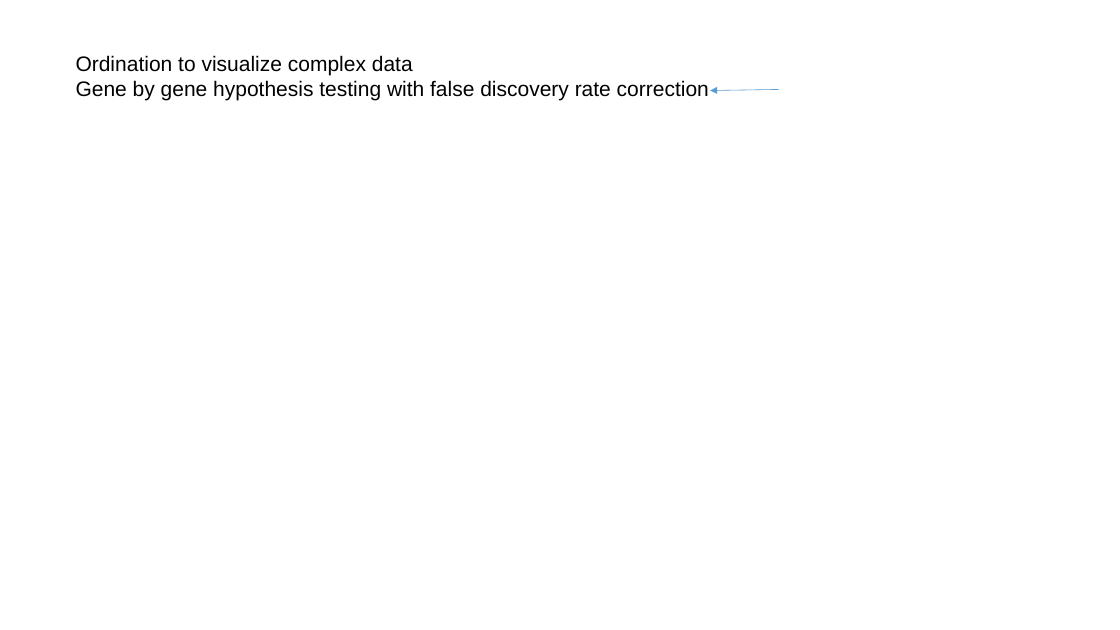
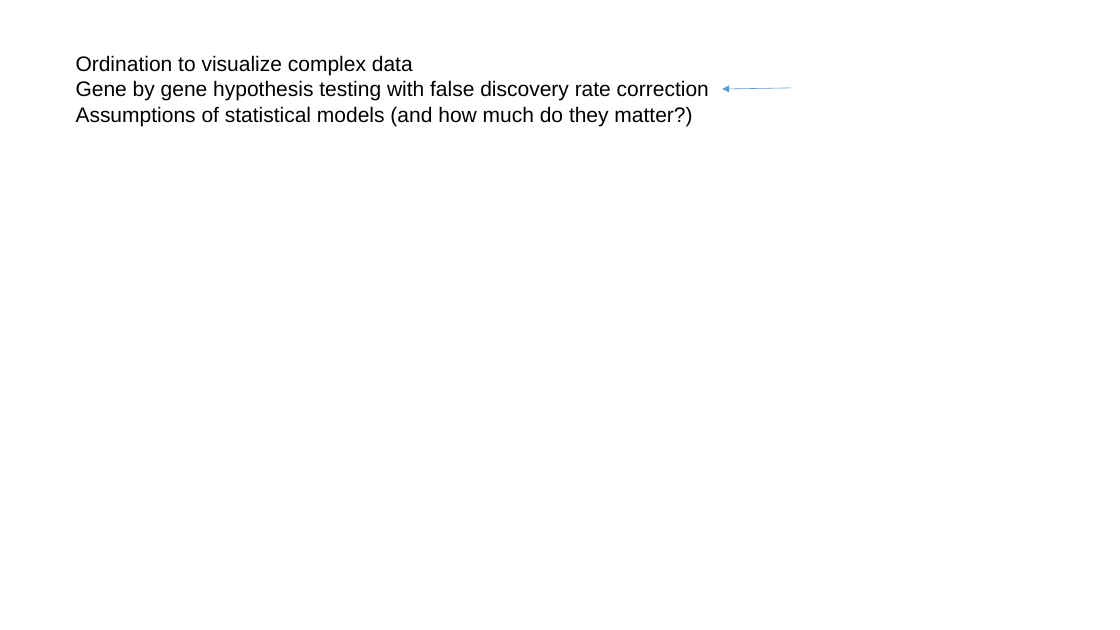
Before and after one commit to afodor/afodor.github.io, a slide deck: slide 25 of classes/ChapelHill2016/ChapelHillWorkshop_Fodor.pptx. Drawn at 1120x630 pixels with LibreOffice and Linux fonts; fonts in the diff are those of the drawing. Boxes give left, top, right and bottom in pixels: in the first picture for what was removed or moved away, otherwise in the second. Text is boxed around its words. In the diff, an @@ line names an element or a change of style, - is before the commit and + after.

Commit message:
add normality assumptions

```diff
--- a/classes/ChapelHill2016/ChapelHillWorkshop_Fodor.pptx
+++ b/classes/ChapelHill2016/ChapelHillWorkshop_Fodor.pptx
@@ arrow moved from (779, 89) - (710, 91) to (791, 88) - (723, 89) @@
@@ text at <box>76,106,692,126</box>: paragraph added @@
+Assumptions of statistical models (and how much do they matter?)
```
Also in this commit, not shown: 5 other slides changed, 16 slides added.
